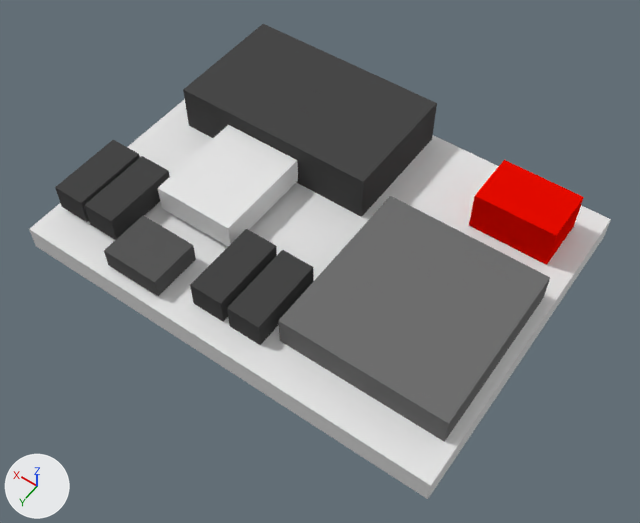
One commit to the Blender file robo_boards/boards.blend: the scene before it, then after it.
One viewpoint serves both versions: a 50 mm lens placed at (-9.94, 21.76, 22.78), pointed at (0.65, 6.93, -0.52). The lights are fixed; the arrows at lower left show +X, +Y and +Z.

In view in the first picture: 'access_point', 'big voltage boy', 'breaker', 'main_board', 'robo_rio', 'talon', 'talon.002', 'talon.004', 'talon.005', 'voltage_regulator'.
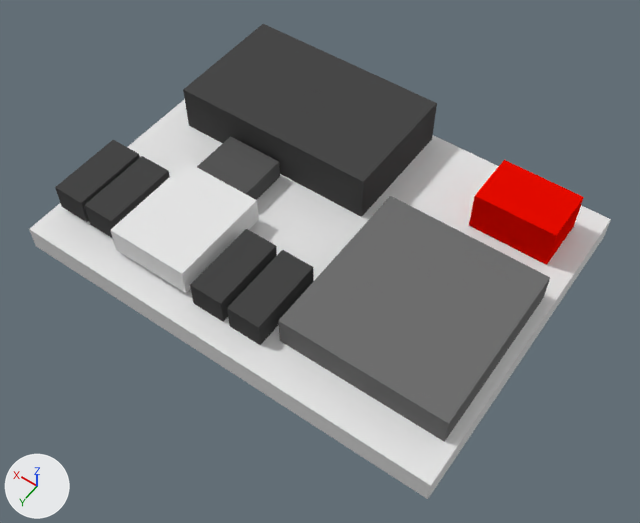
Changed parts and their boxes (x1, y1, x2, y2) in the pictures (640 x 523 px):
'access_point', moved: before (158, 125, 298, 246); after (110, 162, 258, 293)
'voltage_regulator', moved: before (104, 216, 196, 296); after (197, 136, 280, 200)

Patch to the scene script:
```diff
--- a/robo_boards/boards.blend.py
+++ b/robo_boards/boards.blend.py
@@ ob_voltage_regulator @@
 ob_voltage_regulator = bpy.data.objects.new('voltage_regulator', me_cube_003)
-ob_voltage_regulator.location = (4.78, 10.51, 0.47)
+ob_voltage_regulator.location = (4.78, 5.99, 0.47)
 ob_voltage_regulator.scale = (0.0896, 0.0758, 0.0308)
@@ ob_access_point @@
 ob_access_point = bpy.data.objects.new('access_point', me_cube_002)
-ob_access_point.location = (4.52, 6.78, 0.69)
+ob_access_point.location = (4.52, 9.01, 0.69)
 ob_access_point.scale = (0.125, 0.154, 0.0417)
```
